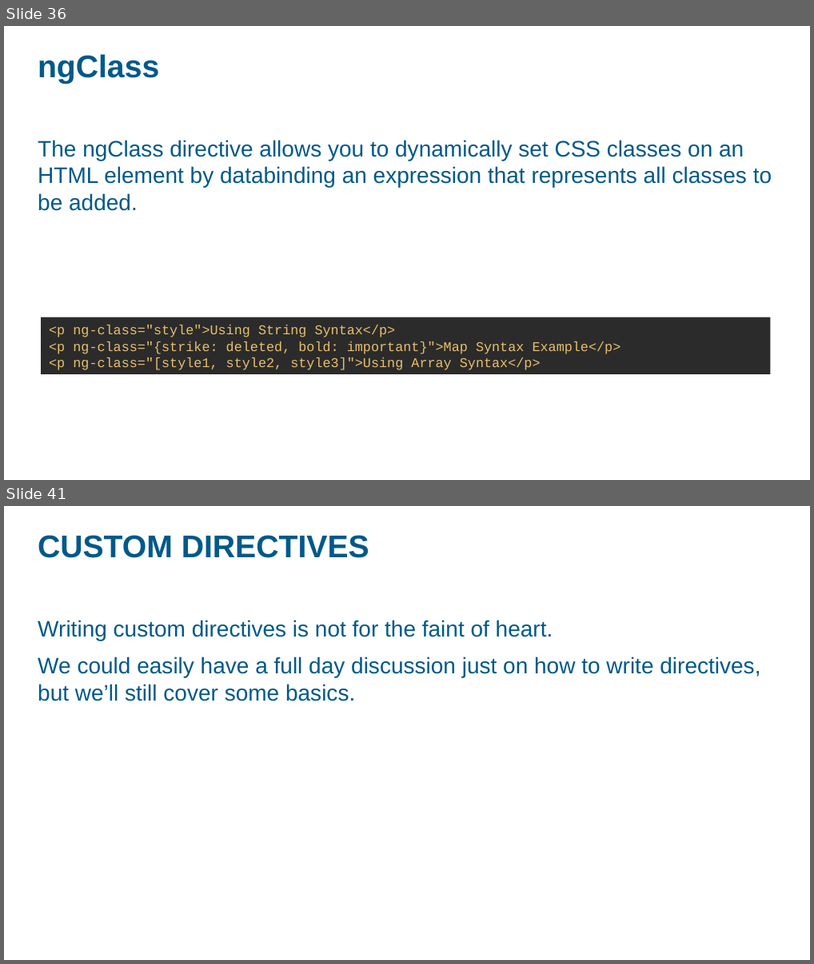
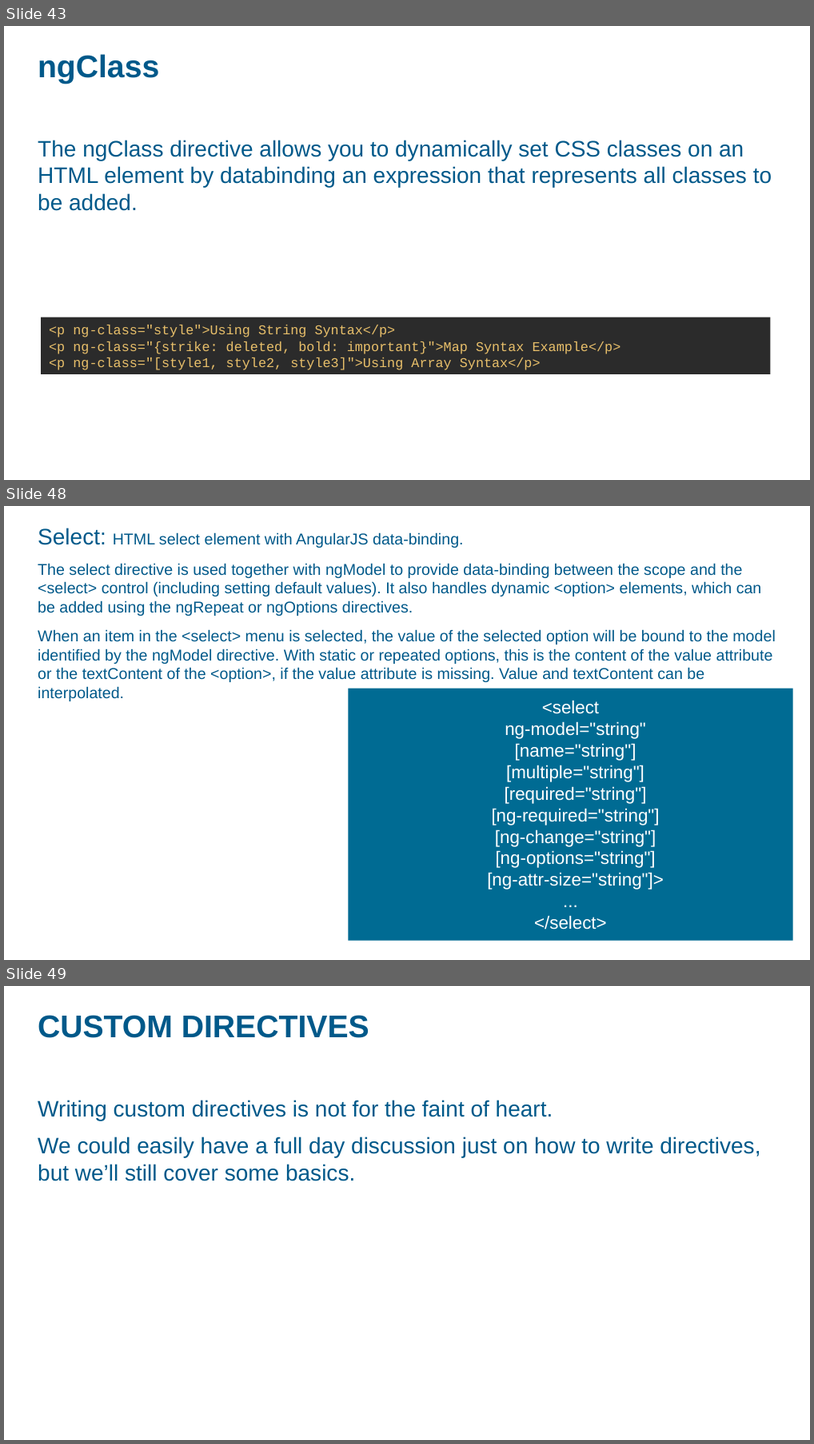
Before and after one commit to ashok07iet/angular-sample-code, a slide deck: doc/AngularJS.pptx. Shown one above the other, each under a label of ours: slides 36 and 41 before the commit, slides 43, 48 and 49 after it; the slides between them are not shown. The pictures are 814x964 and 814x1444 pixels, drawn with LibreOffice and Linux fonts; fonts in the diff are those of the drawing; background and template pictures are left out. Boxes give left, top, right and bottom in pixels: in the first picture for what was removed or moved away, otherwise in the second. Text is boxed around its words. In the diff, an @@ line names an element or a change of style, - is before the commit and + after.

```diff
--- a/doc/AngularJS.pptx
+++ b/doc/AngularJS.pptx
@@ slide 48 added at (4, 506, 810, 960), background picture (left out) @@
@@ text added at (38, 528, 775, 701), 14 pt, text #00598A @@
+Select: HTML select element with AngularJS data-binding.
+The select directive is used together with ngModel to provide data-binding between the scope and the <select> control (including setting default values). It also handles dynamic <option> elements, which can be added using the ngRepeat or ngOptions directives.
+When an item in the <select> menu is selected, the value of the selected option will be bound to the model identified by the ngModel directive. With static or repeated options, this is the content of the value attribute or the textContent of the <option>, if the value attribute is missing. Value and textContent can be interpolated.
@@ rectangle added at (348, 688, 794, 940), fill #006B93, 16 pt, text #FFFFFF @@
+<select
+ng-model="string"
+[name="string"]
+[multiple="string"]
+[required="string"]
+[ng-required="string"]
+[ng-change="string"]
+[ng-options="string"]
+[ng-attr-size="string"]>
+...
+</select>
@@ what was slide 36 is now slide 43 @@
@@ what was slide 41 is now slide 49 @@
```
Also in this commit, not shown: 3 slides changed, 7 other slides added, 24 other files.
